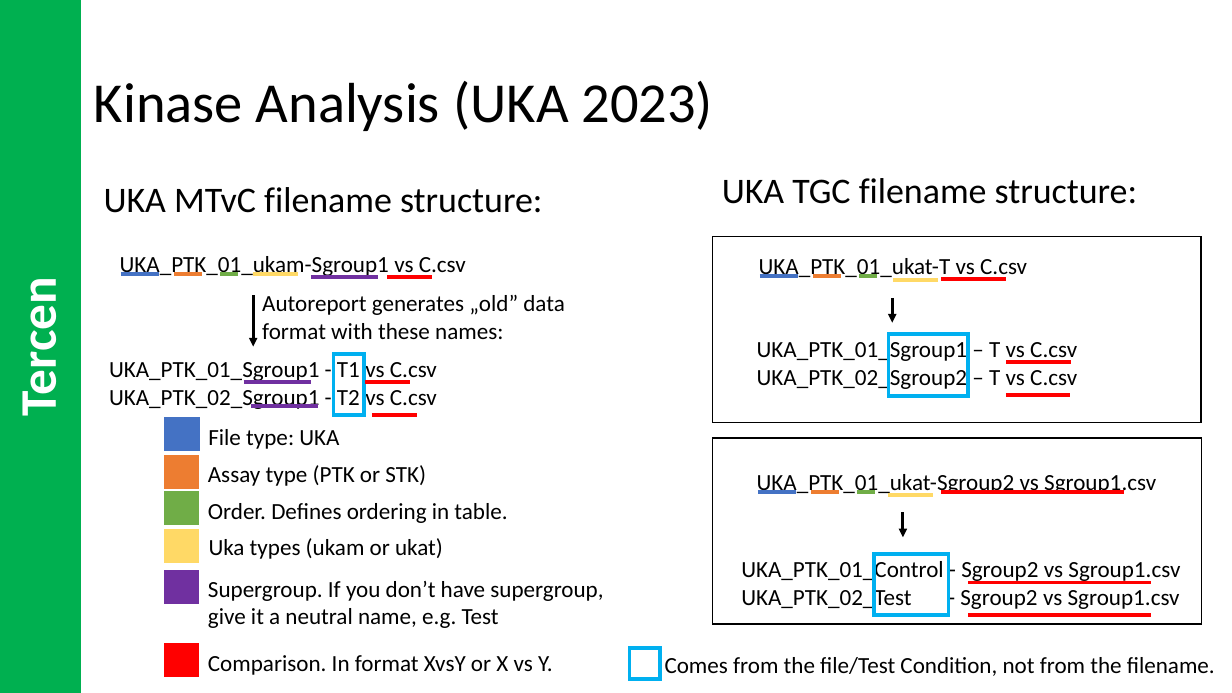
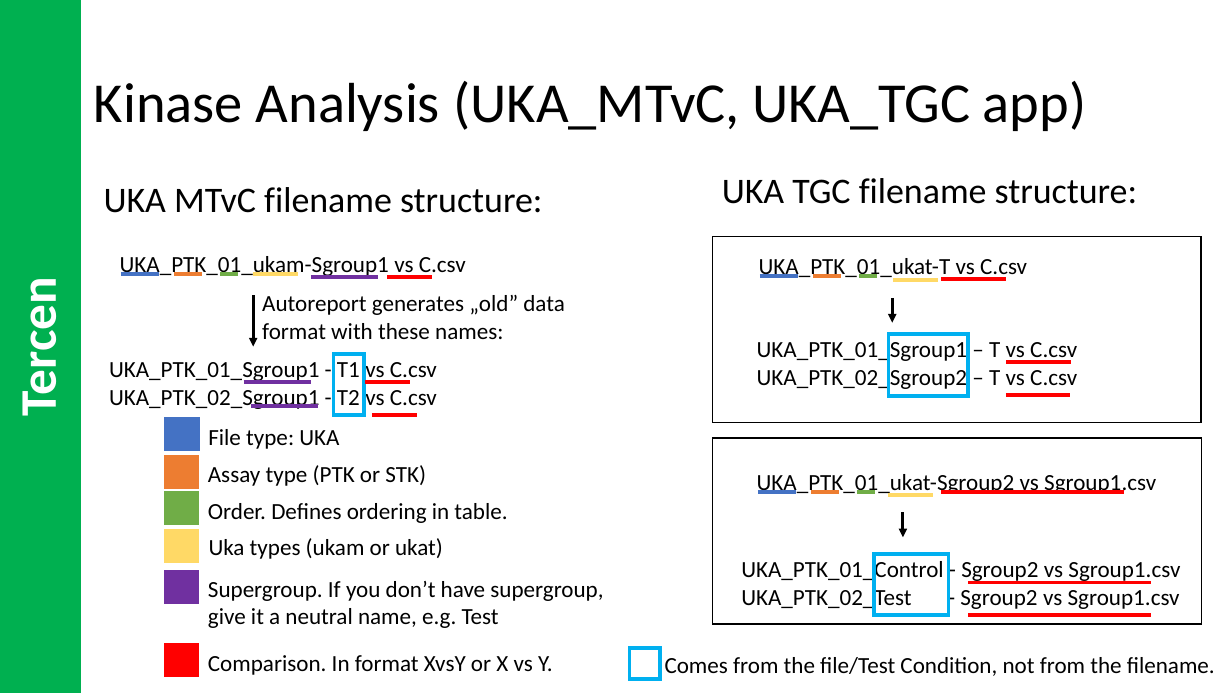
Before and after one commit to pamgene/autoreport2023, a slide deck: slide 7 of ref/HowToUse.pptx (slide 6 before the commit). Drawn at 1232x693 pixels with LibreOffice and Linux fonts; fonts in the diff are those of the drawing. Boxes give left, top, right and bottom in pixels: in the first picture for what was removed or moved away, otherwise in the second. Text is boxed around its words. In the diff, an @@ line names an element or a change of style, - is before the commit and + after.

```diff
--- a/ref/HowToUse.pptx
+++ b/ref/HowToUse.pptx
@@ title at box(94, 81, 1086, 131): text changed @@
-Kinase Analysis (UKA 2023)
+Kinase Analysis (UKA_MTvC, UKA_TGC app)
```
Also in this commit, not shown: 1 other slide changed, 1 slide added, 7 other files.
